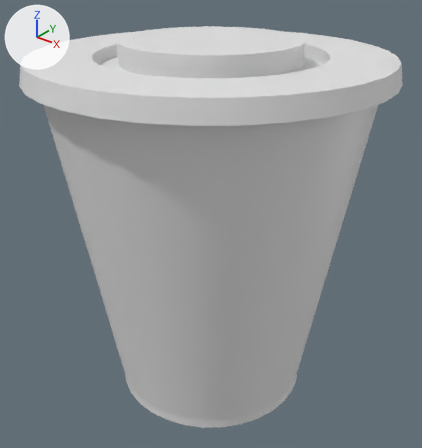
The FBX model Assets/Models/cup.fbx, before and after one commit.
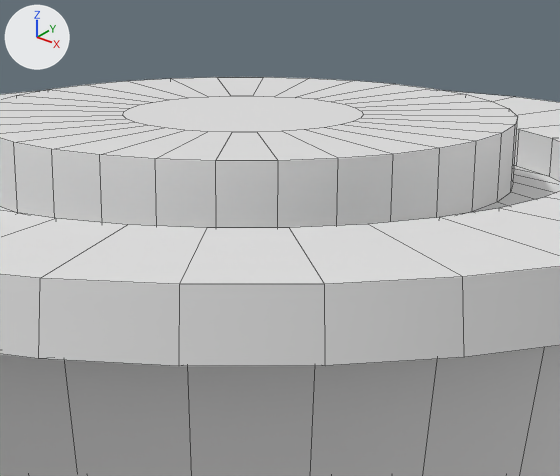
Each version is shown whole from a camera (50 mm lens) standing at (0.924, -1.155, 0.211) and looking at (0.005, -0.006, -0.502), then close up on the part from 30% to 76% of the width and 0% to 36% of the height. Arrows for +X, +Y and +Z are at upper left; the lights stay in place. The close-ups show mesh edges as thin lines. Where no turn or scale is listed for an object, it has been applied to the vertices.
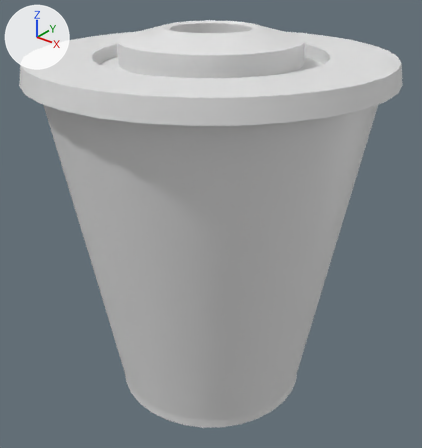
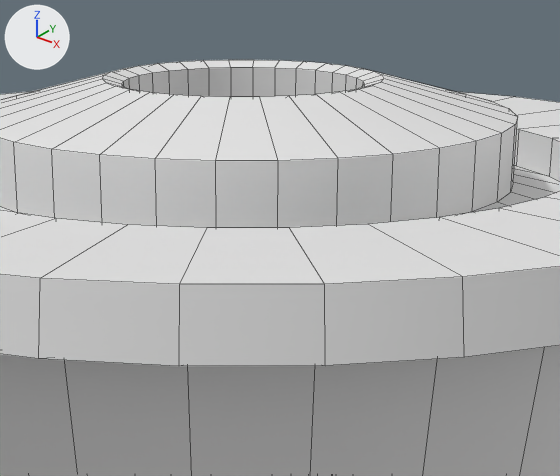
Location of each change, [x1, y1, x2, y2] in pixels of the close-ups (560 x 476 px):
'Cylinder', reshaped: before [0, 77, 560, 476]; after [0, 60, 560, 476]
part 1 of me_cylinder_002, built on: before [0, 77, 517, 161]; after [0, 60, 517, 161]

What the commit changed:
me_cylinder_002 is used by ob_cylinder; location (0.0, 0.0, -0.5).
me_cylinder_002 had 352 vertices, 322 faces and spanned x -0.459..0.459, y -0.459..0.459, z -0.497..0.495.
me_cylinder_002 now has 416 vertices, 386 faces and spans x -0.459..0.459, y -0.459..0.459, z -0.497..0.524.
Part 1, on me_cylinder_002:
32 vertices are removed from x -0.1..0.1, y -0.1..0.1, z 0.495.
33 faces are deleted.
64 vertices are added at x -0.116..0.116, y -0.116..0.116, z -0.144..0.524.
32 new vertices lie (0.0, 0.0, 0.663) away from vertices in x -0.1..0.1, y -0.1..0.1, z -0.144.
97 new faces join them.
